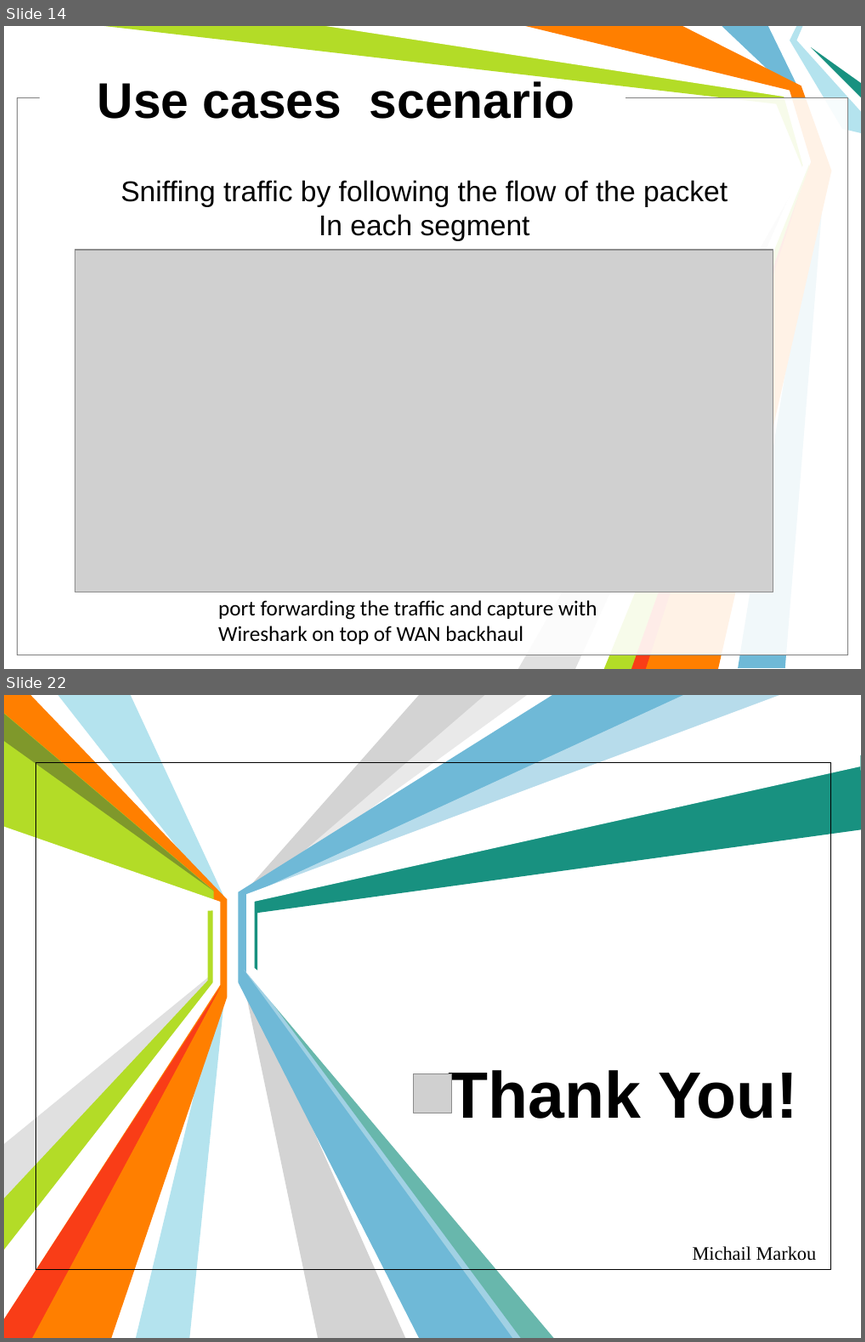
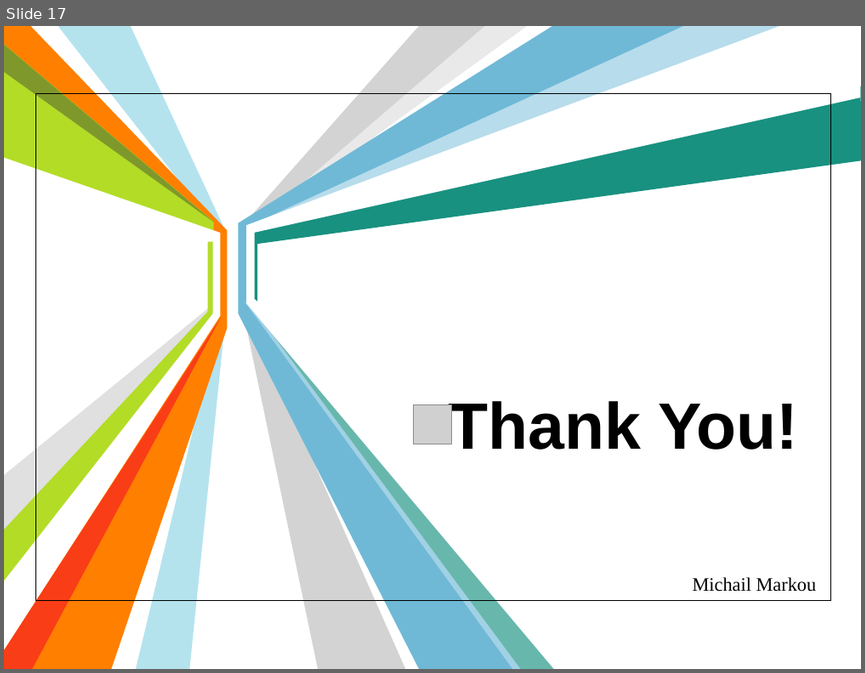
Before and after one commit to michailmarkou1995/BSc-Computer-Science-Projects, a slide deck: COMPUTER AND NETWORK SECURITY (CN6003)/Encryption_Tools_Presentation.pptx. Shown one above the other, each under a label of ours: slides 14 and 22 before the commit, slide 17 after it; the slides between them are not shown. The pictures are 865x1342 and 865x673 pixels, drawn with LibreOffice and Linux fonts; fonts in the diff are those of the drawing; grey boxes stand for pictures; background and template pictures are left out. Boxes give left, top, right and bottom in pixels: in the first picture for what was removed or moved away, otherwise in the second. Text is boxed around its words. In the diff, an @@ line names an element or a change of style, - is before the commit and + after.

```diff
--- a/COMPUTER AND NETWORK SECURITY (CN6003)/Encryption_Tools_Presentation.pptx
+++ b/COMPUTER AND NETWORK SECURITY (CN6003)/Encryption_Tools_Presentation.pptx
@@ slide 14 removed at (4,26,861,669), background #FFFFFF @@
@@ freeform shape removed at (104,26,812,669) @@
@@ freeform shape removed at (325,26,811,669) @@
@@ freeform shape removed at (525,26,831,669) @@
@@ freeform shape removed at (722,26,826,668) @@
@@ freeform shape removed at (789,26,861,133) @@
@@ freeform shape removed at (812,47,861,97) @@
@@ rectangle removed at (18,98,848,655) @@
@@ rectangle removed at (18,98,848,655) @@
@@ rectangle removed at (40,90,625,104) @@
@@ title removed at (98,78,575,119) @@
-Use cases scenario
@@ text removed at (120,180,727,241) @@
-Sniffing traffic by following the flow of the packet
-In each segment
@@ freeform shape removed at (518,181,798,669) @@
@@ freeform shape removed at (631,182,802,669) @@
@@ picture removed at (75,250,772,592) @@
@@ text removed at (218,600,596,644) @@
-port forwarding the traffic and capture with Wireshark on top of WAN backhaul
@@ what was slide 22 is now slide 17 @@
```
Also in this commit, not shown: 2 slides changed, 13 slides added, 17 other slides removed.
